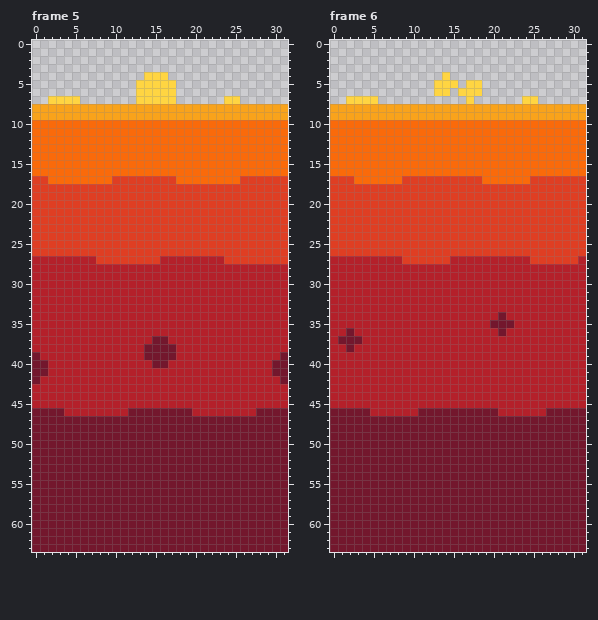
Two states of a pixel-art file, Assets/Art/Graphics/Sprites/lava.aseprite. The picture above is the old version.
32x64 pixels, 6 frames. Pixels under 10% opacity are left out. Colours within 5 levels of each other are drawn and written as one. Shown: frame 5, frame 6. The commit also changed other frames, which this record leaves out.
After the commit:
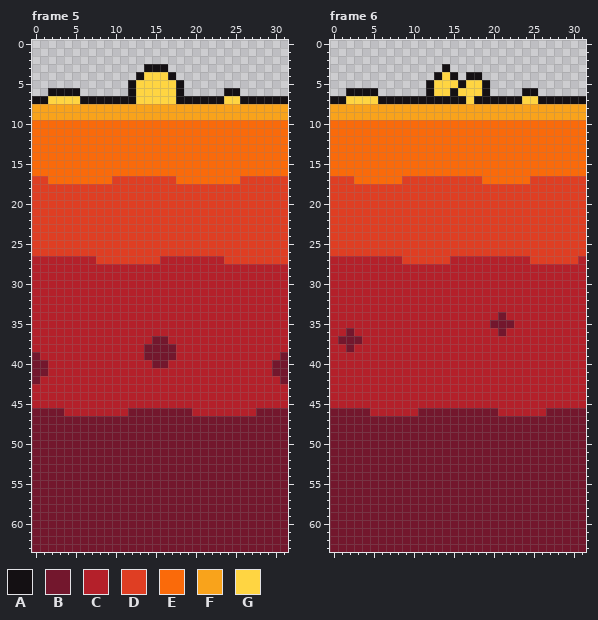
Palette (. is transparent): A #141013  B #73172d  C #b4202a  D #df3e23  E #fa6a0a  F #f9a31b  G #ffd542
What changed:
layer "Flattened" added
layer "Layer 1" removed
Frame 5, layer "Flattened":
y 3: x 14..16 ... -> AAA
y 4: x 13 . -> A; x 17 . -> A
y 5: x 12 . -> A; x 18 . -> A
y 6: x 2..5 .... -> AAAA; x 12 . -> A; x 18 . -> A; x 24..25 .. -> AA
y 7: x 0..1 .. -> AA; x 6..12 ....... -> AAAAAAA; x 18..23 ...... -> AAAAAA; x 26..31 ...... -> AAAAAA
Frame 6, layer "Flattened":
y 3: x 14 . -> A
y 4: x 13 . -> A; x 15 . -> A; x 17..18 .. -> AA
y 5: x 12 . -> A; x 16 . -> A; x 19 . -> A
y 6: x 2..5 .... -> AAAA; x 12 . -> A; x 15 . -> A; x 19 . -> A; x 24..25 .. -> AA
y 7: x 0..1 .. -> AA; x 6..16 ........... -> AAAAAAAAAAA; x 18..23 ...... -> AAAAAA; x 26..31 ...... -> AAAAAA
Pixel boxes of the changes (left, top, right, bottom) in both pictures:
added: (32, 64, 288, 104)
added: (330, 64, 586, 104)
